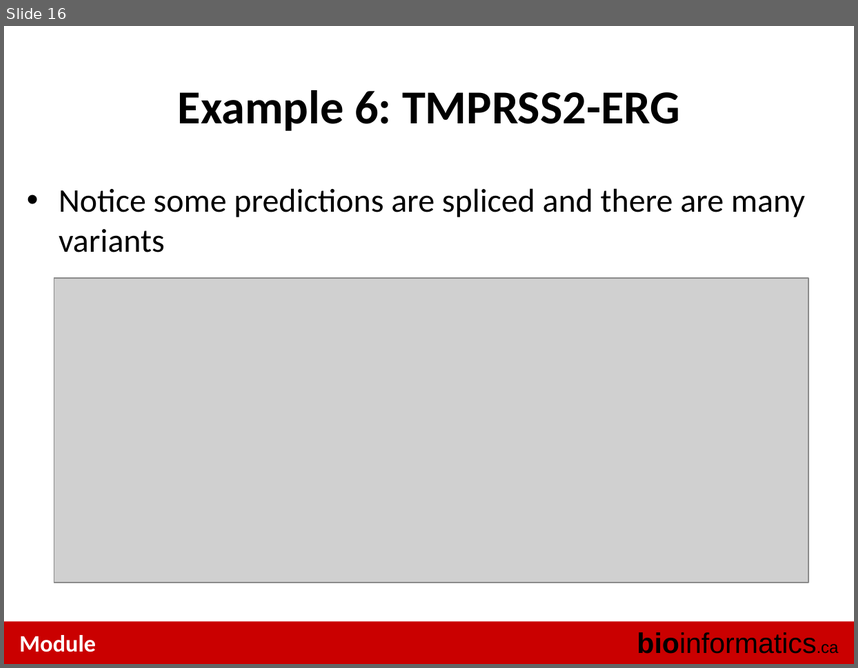
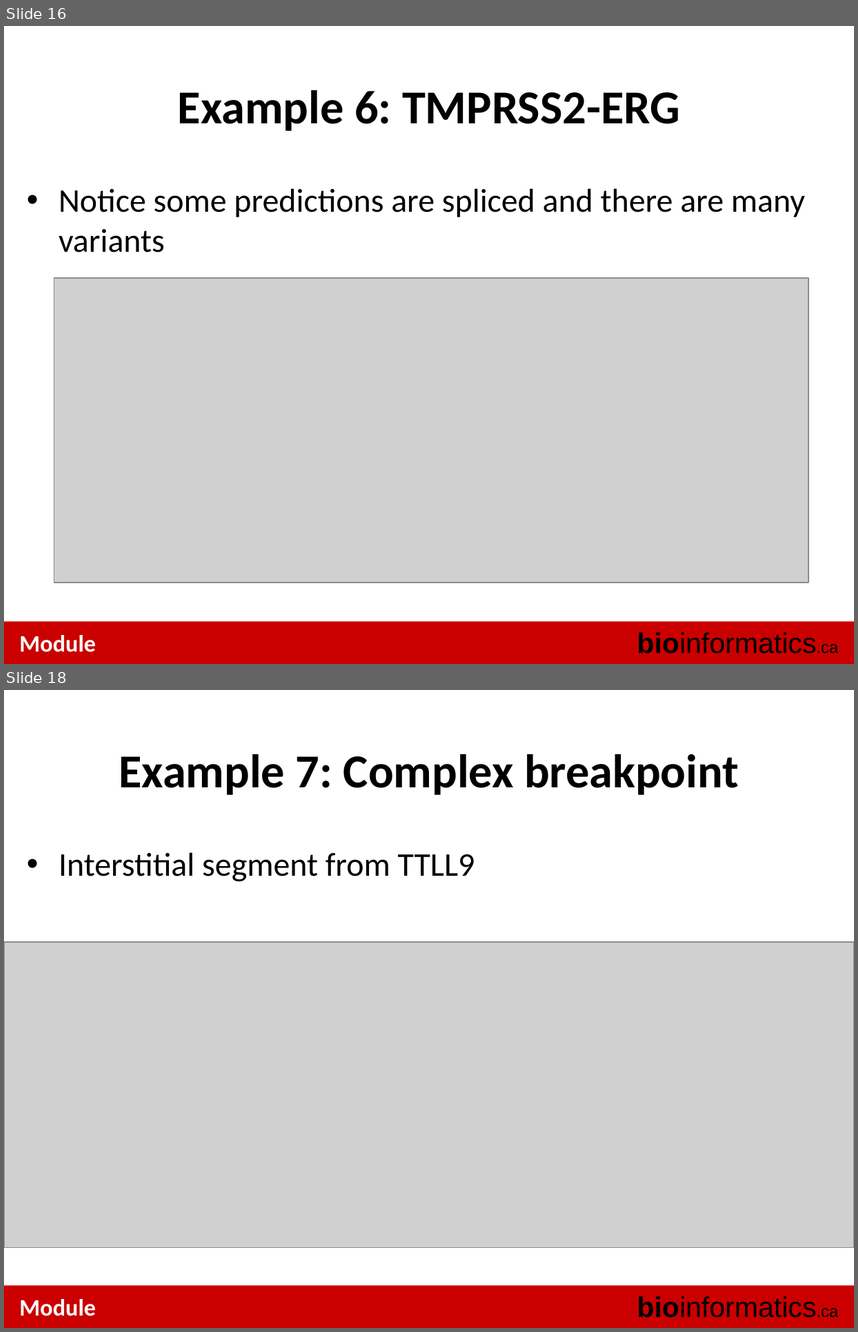
Before and after one commit to tinyheero/BICG-2016, a slide deck: gene_fusions/content/CBW_BiCG_GeneFusionsLab_2014.pptx. Shown one above the other, each under a label of ours: slide 16 before the commit, slides 16 and 18 after it; the slides between them are not shown. The pictures are 858x668 and 858x1332 pixels, drawn with LibreOffice and Linux fonts; fonts in the diff are those of the drawing; grey boxes stand for pictures. Boxes give left, top, right and bottom in pixels: in the first picture for what was removed or moved away, otherwise in the second. Text is boxed around its words. In the diff, an @@ line names an element or a change of style, - is before the commit and + after.

```diff
--- a/gene_fusions/content/CBW_BiCG_GeneFusionsLab_2014.pptx
+++ b/gene_fusions/content/CBW_BiCG_GeneFusionsLab_2014.pptx
@@ slide 18 added at (4,690,854,1328), background #FFFFFF; not listed: 3 template elements that a slide beside it also shows @@
@@ title added at (119,754,739,795), 40 pt, text #000000, bold @@
+Example 7: Complex breakpoint
@@ text added at (59,852,475,882), 28 pt, text #000000 @@
+• Interstitial segment from TTLL9
@@ picture added at (4,942,854,1247) @@
```
Also in this commit, not shown: 2 other slides added, 1 other file.
